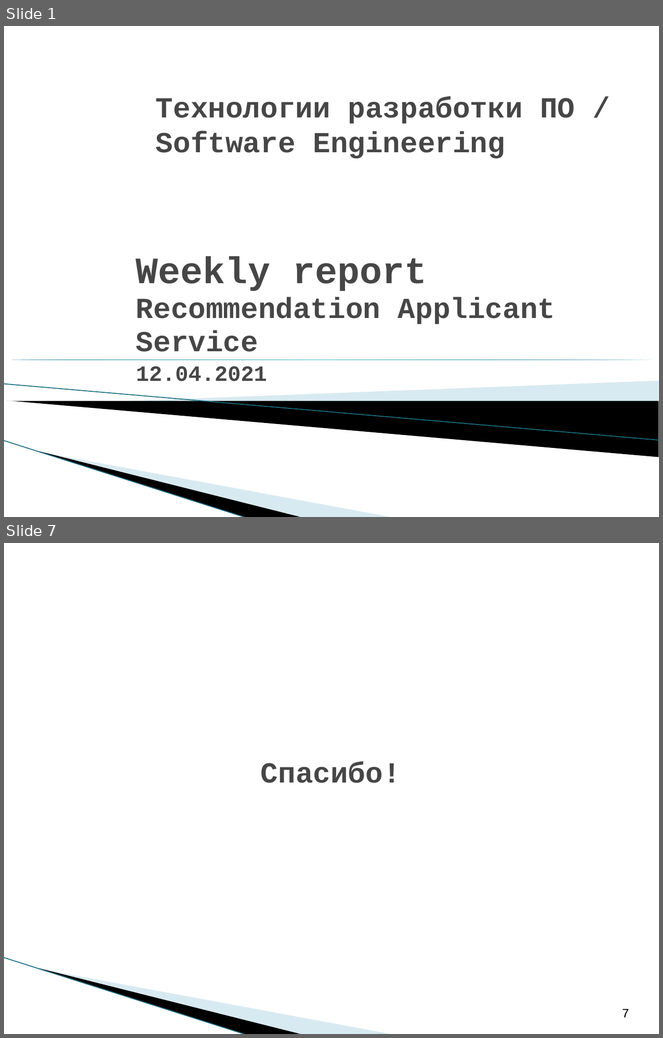
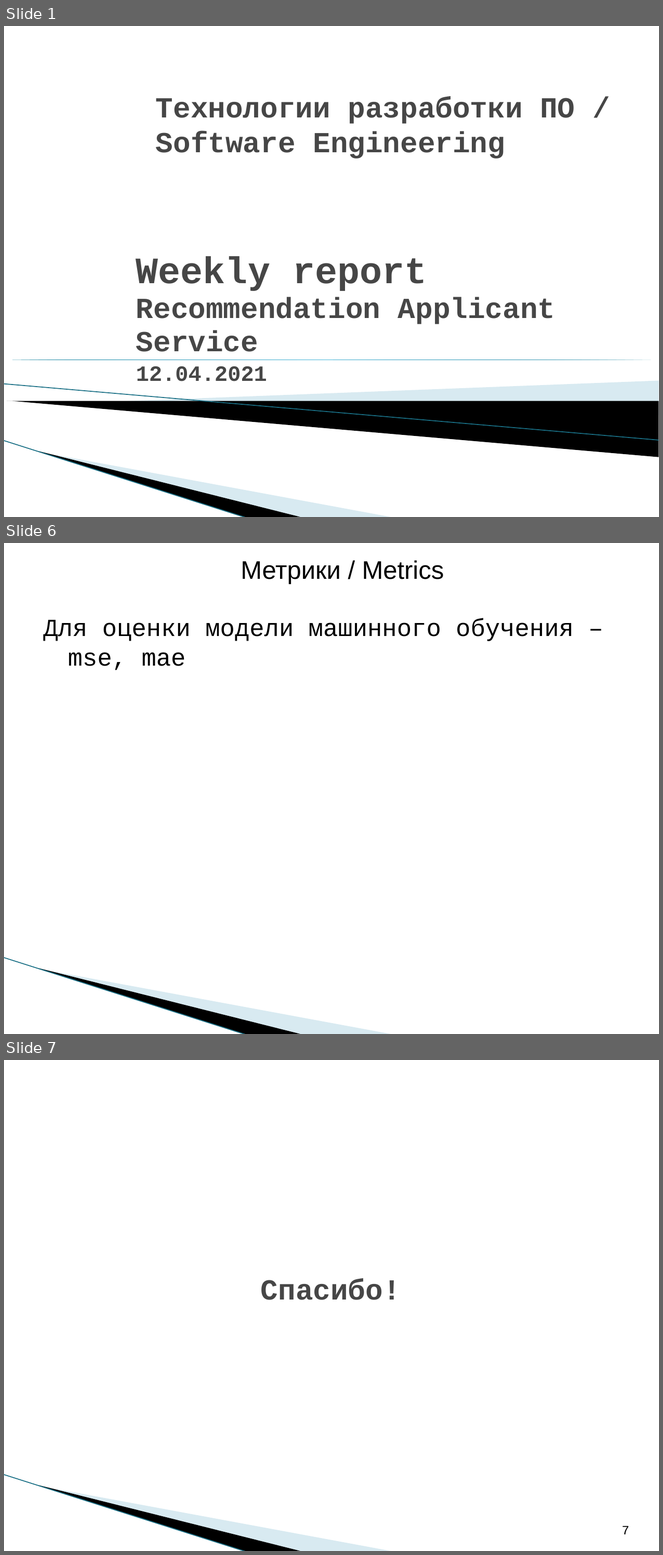
Before and after one commit to saviord7/applicant-service, a slide deck: reports/weekly reports/C09_RAS_report_3_LETI_2021.ppt. Shown one above the other, each under a label of ours: slides 1 and 7 before the commit, slides 1, 6 and 7 after it; the slides between them are not shown. The pictures are 663x1038 and 663x1555 pixels, drawn with LibreOffice and Linux fonts; fonts in the diff are those of the drawing; background and template pictures are left out. Boxes give left, top, right and bottom in pixels: in the first picture for what was removed or moved away, otherwise in the second. Text is boxed around its words. In the diff, an @@ line names an element or a change of style, - is before the commit and + after.

```diff
--- a/reports/weekly reports/C09_RAS_report_3_LETI_2021.ppt
+++ b/reports/weekly reports/C09_RAS_report_3_LETI_2021.ppt
@@ slide 6 added at box(4, 543, 659, 1034), background #FFFFFF; not listed: 3 template elements that a slide beside it also shows @@
@@ title added at box(241, 560, 444, 584), 28 pt, text #000000 @@
+Метрики / Metrics
@@ text added at box(44, 618, 574, 670), 27 pt, text #000000 @@
+Для оценки модели машинного обучения – mse, mae
```
Also in this commit, not shown: 3 slides changed, 1 other slide added, 2 slides removed.
